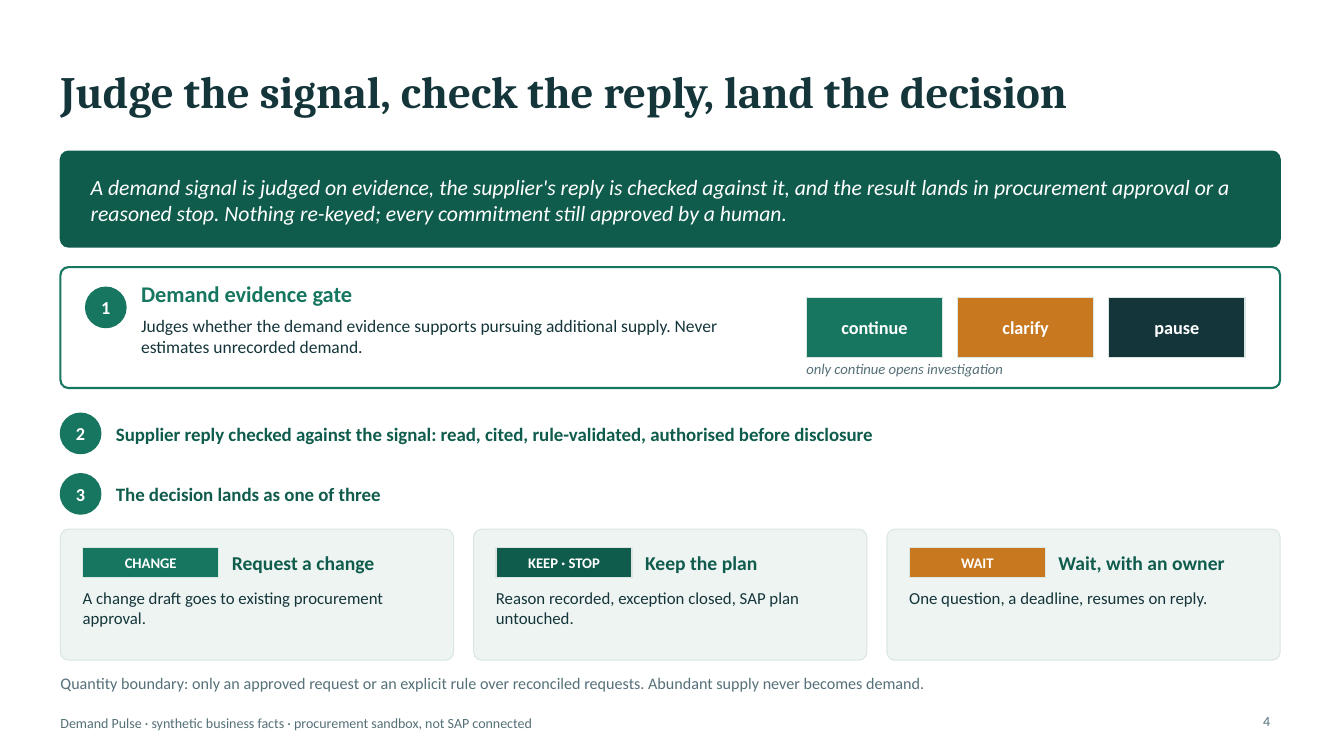
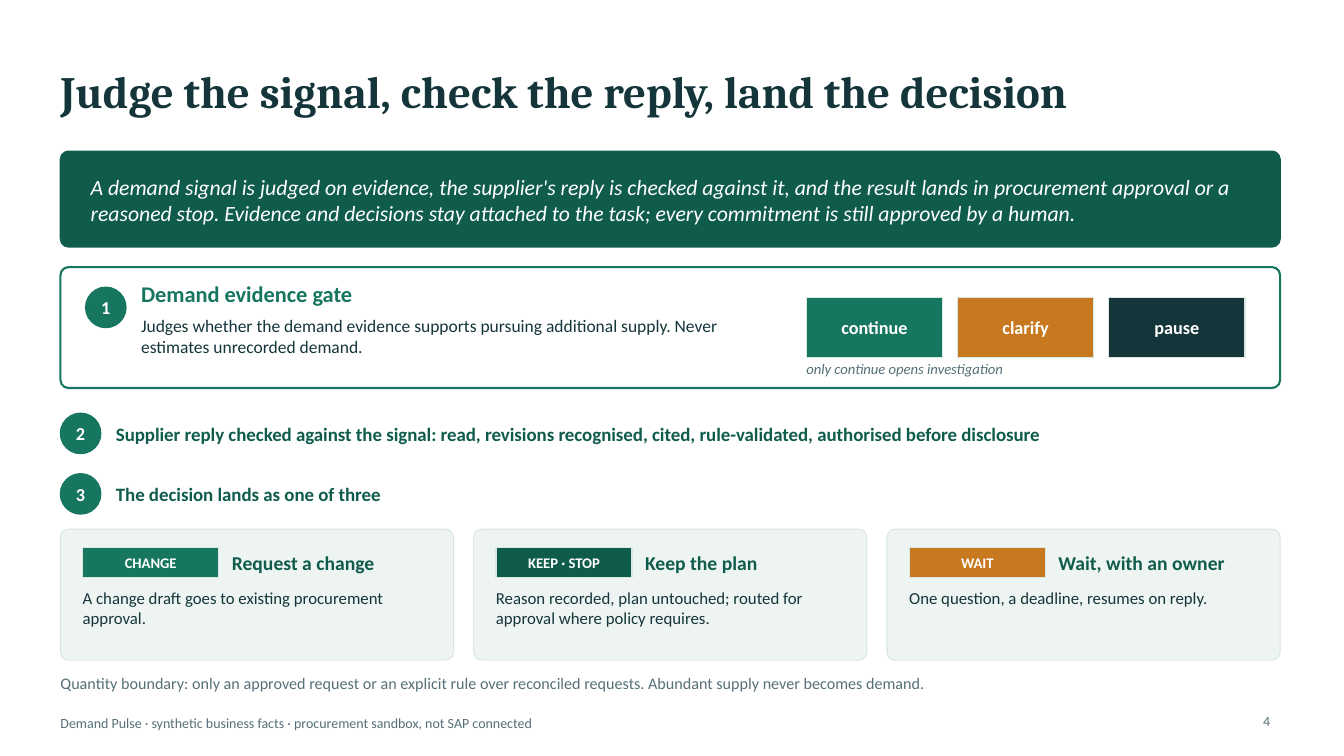
Before and after one commit to logisticPM/sap, a slide deck: slide 4 of presentations/SAP_Demand_Pulse_Business_Case_Deck.pptx. Drawn at 1344x756 pixels with LibreOffice and Linux fonts; fonts in the diff are those of the drawing. Boxes give left, top, right and bottom in pixels: in the first picture for what was removed or moved away, otherwise in the second. Text is boxed around its words. In the diff, an @@ line names an element or a change of style, - is before the commit and + after.

```diff
--- a/presentations/SAP_Demand_Pulse_Business_Case_Deck.pptx
+++ b/presentations/SAP_Demand_Pulse_Business_Case_Deck.pptx
@@ text at (x1=91, y1=180, x2=1229, y2=225): text changed @@
-A demand signal is judged on evidence, the supplier's reply is checked against it, and the result lands in procurement approval or a reasoned stop. Nothing re-keyed; every commitment still approved by a human.
+A demand signal is judged on evidence, the supplier's reply is checked against it, and the result lands in procurement approval or a reasoned stop. Evidence and decisions stay attached to the task; every commitment is still approved by a human.
@@ text at (x1=116, y1=427, x2=1039, y2=445): text changed @@
-Supplier reply checked against the signal: read, cited, rule-validated, authorised before disclosure
+Supplier reply checked against the signal: read, revisions recognised, cited, rule-validated, authorised before disclosure
@@ text at (x1=496, y1=592, x2=802, y2=627): text changed @@
-Reason recorded, exception closed, SAP plan untouched.
+Reason recorded, plan untouched; routed for approval where policy requires.
```
Also in this commit, not shown: 3 other slides changed, 1 slide added, 1 slide removed, 4 other files.
